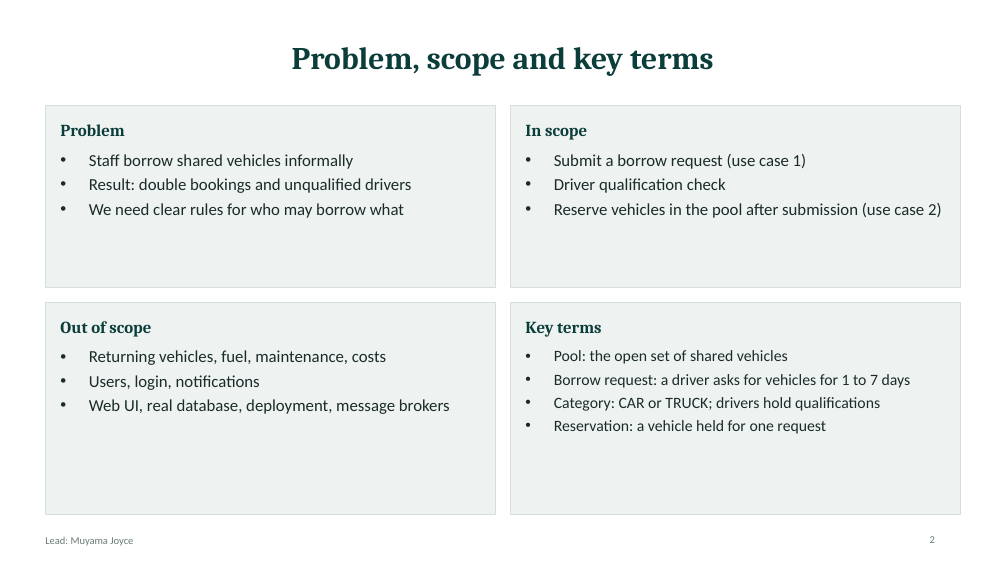
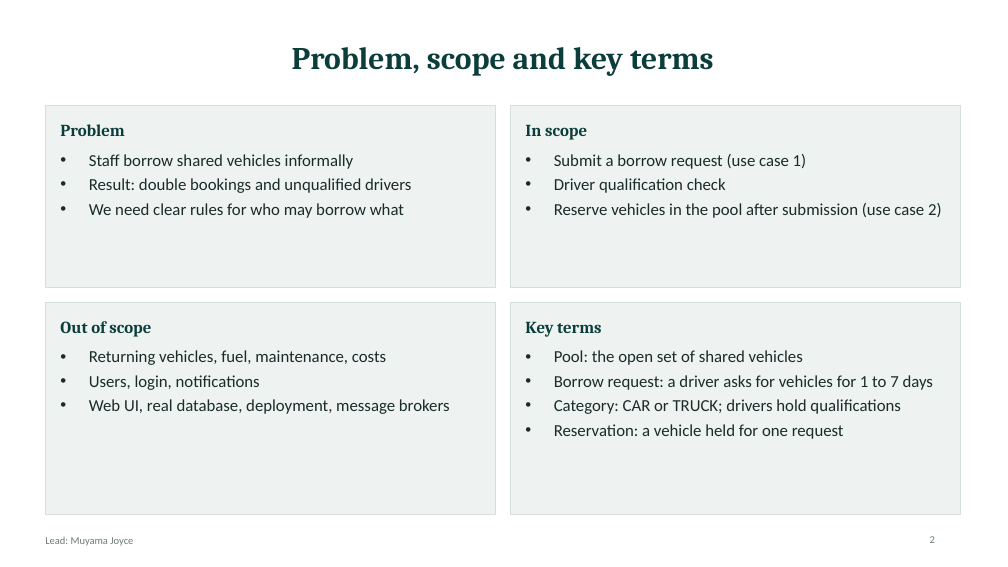
Before and after one commit to kirabo-brian/open-pool-vehicle-borrowing, a slide deck: slide 2 of Open_Pool_Vehicle_Borrowing_Slides.pptx. Drawn at 1008x567 pixels with LibreOffice and Linux fonts; fonts in the diff are those of the drawing. Boxes give left, top, right and bottom in pixels: in the first picture for what was removed or moved away, otherwise in the second. Text is boxed around its words. In the diff, an @@ line names an element or a change of style, - is before the commit and + after.

```diff
--- a/Open_Pool_Vehicle_Borrowing_Slides.pptx
+++ b/Open_Pool_Vehicle_Borrowing_Slides.pptx
@@ text "Pool: the open set of ..." at bbox=[554, 350, 934, 439]: size 15 to 16 pt @@
```
Also in this commit, not shown: 8 other slides changed, 10 other files.
